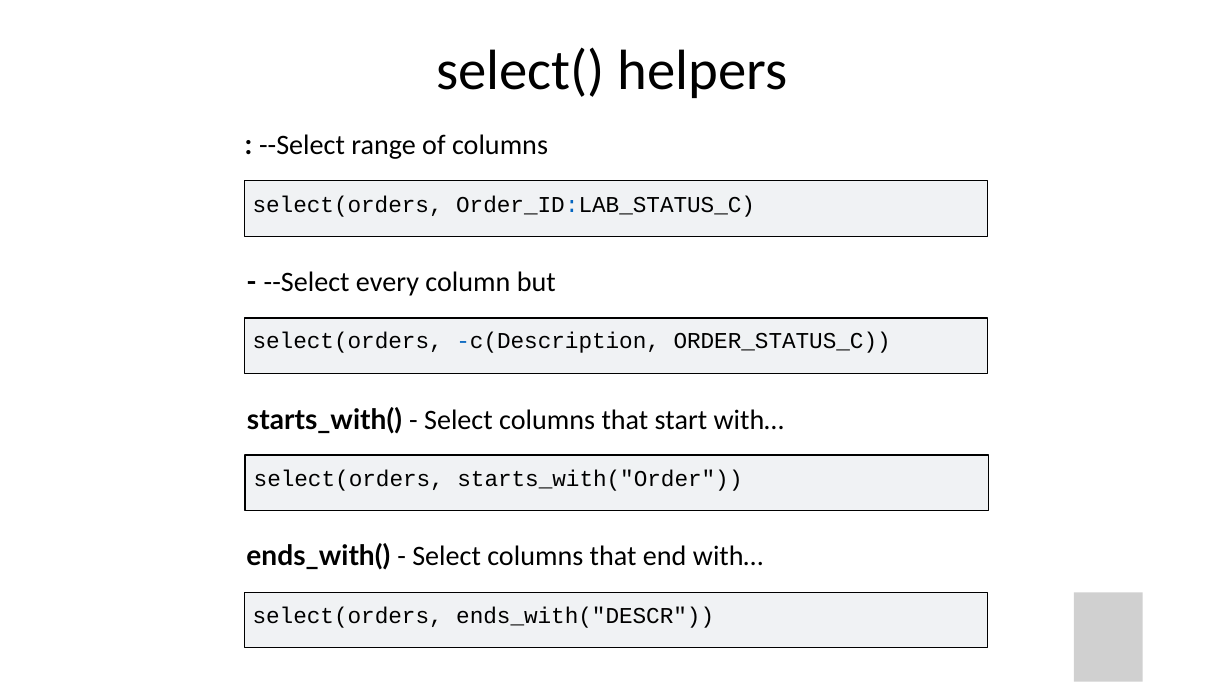
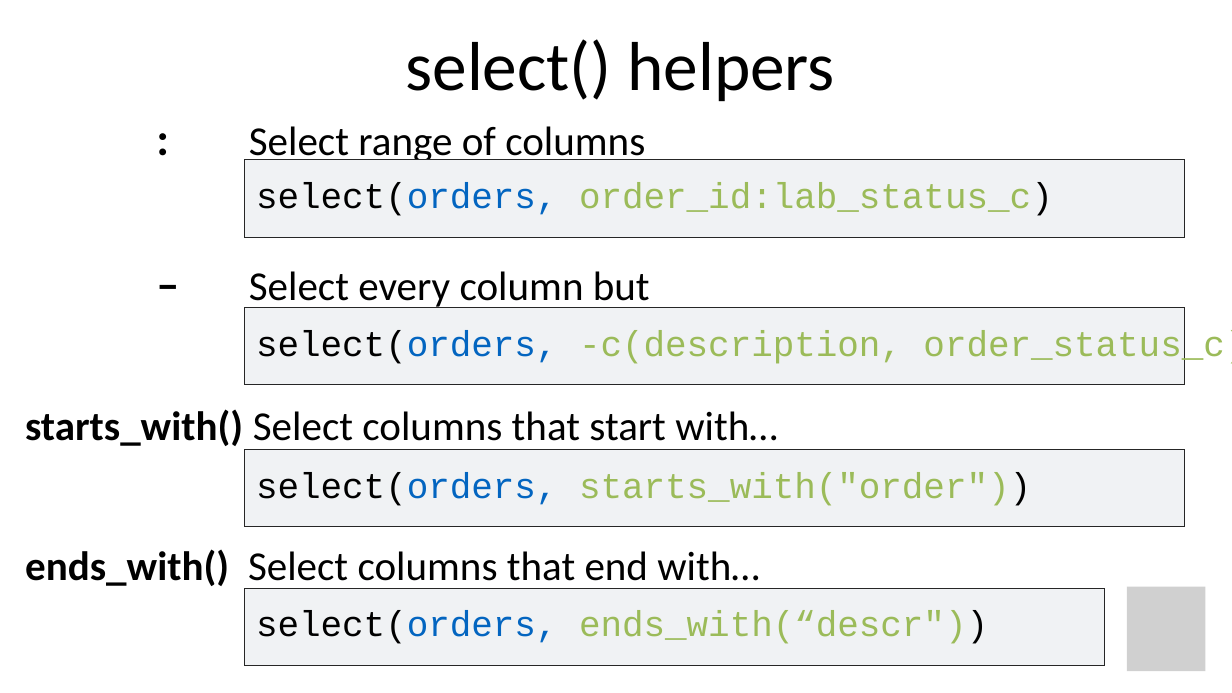
Before and after one commit to amromeo/api_r2020, a slide deck: slide 20 of 03 - Transform.pptx. Drawn at 1232x693 pixels with LibreOffice and Linux fonts; fonts in the diff are those of the drawing; grey boxes stand for pictures. Boxes give left, top, right and bottom in pixels: in the first picture for what was removed or moved away, otherwise in the second. Text is boxed around its words. In the diff, an @@ line names an element or a change of style, - is before the commit and + after.

Commit message:
select changes

```diff
--- a/03 - Transform.pptx
+++ b/03 - Transform.pptx
@@ text "select() helpers" moved from (x1=436, y1=47, x2=788, y2=98) to (x1=406, y1=39, x2=835, y2=102) @@
@@ text "select() helpers" at (x1=406, y1=39, x2=835, y2=102): size 44.2 to 54 pt @@
@@ text at (x1=249, y1=126, x2=645, y2=160): text changed; size 22 to 32 pt @@
-: --Select range of columns
+: Select range of columns
@@ fill #F0F2F4 to none; outline #000000 0.82 pt to none in 4 elements at (x1=256, y1=472, x2=1031, y2=506), (x1=256, y1=611, x2=988, y2=644), (x1=256, y1=330, x2=1232, y2=366), (x1=256, y1=183, x2=1053, y2=216) @@
@@ text "select(orders, order_id:lab_status_c)" moved from (x1=244, y1=181, x2=988, y2=237) to (x1=256, y1=183, x2=1053, y2=216) @@
@@ freeform shape added at (x1=244, y1=160, x2=1185, y2=238), fill #F0F2F4, outline #262626 0.75 pt @@
@@ text at (x1=256, y1=183, x2=1053, y2=216): text changed; size 17.7 to 28 pt; text colour #000000 to #9BBB59 @@
-select(orders, Order_ID:LAB_STATUS_C)
+select(orders, order_id:lab_status_c)
@@ text at (x1=249, y1=271, x2=650, y2=308): text changed; size 22 to 32 pt @@
-- --Select every column but
+– Select every column but
@@ text "select(orders, -c(description, order_status_c))" moved from (x1=244, y1=318, x2=988, y2=373) to (x1=256, y1=330, x2=1232, y2=366) @@
@@ freeform shape added at (x1=244, y1=308, x2=1185, y2=385), fill #F0F2F4, outline #262626 0.75 pt @@
@@ text at (x1=256, y1=330, x2=1232, y2=366): text changed; size 17.7 to 28 pt; text colour #000000 to #9BBB59 @@
-select(orders, -c(Description, ORDER_STATUS_C))
+select(orders, -c(description, order_status_c))
@@ text at (x1=25, y1=409, x2=777, y2=450): text changed; size 22 to 32 pt @@
-starts_with() - Select columns that start with…
+starts_with() Select columns that start with…
@@ text "select(orders, starts_with("order"))" moved from (x1=245, y1=455, x2=989, y2=510) to (x1=256, y1=472, x2=1031, y2=506) @@
@@ freeform shape added at (x1=244, y1=450, x2=1185, y2=528), fill #F0F2F4, outline #262626 0.75 pt @@
@@ text at (x1=256, y1=472, x2=1031, y2=506): text changed; size 17.7 to 28 pt; text colour #000000 to #9BBB59 @@
-select(orders, starts_with("Order"))
+select(orders, starts_with("order"))
@@ text at (x1=25, y1=549, x2=759, y2=589): text changed; size 22 to 32 pt @@
-ends_with() - Select columns that end with…
+ends_with() Select columns that end with…
@@ text "select(orders, ends_with(“descr"))" moved from (x1=244, y1=592, x2=988, y2=648) to (x1=256, y1=611, x2=988, y2=644) @@
@@ freeform shape added at (x1=244, y1=588, x2=1104, y2=665), fill #F0F2F4, outline #262626 0.75 pt @@
@@ picture resized from (x1=1074, y1=592, x2=1142, y2=682) to (x1=1128, y1=587, x2=1206, y2=671) @@
@@ text at (x1=256, y1=611, x2=988, y2=644): text changed; size 17.7 to 28 pt; text colour #000000 to #9BBB59 @@
-select(orders, ends_with("DESCR"))
+select(orders, ends_with(“descr"))
```
Also in this commit, not shown: 24 other slides changed, 1 slide added, 1 other file.
